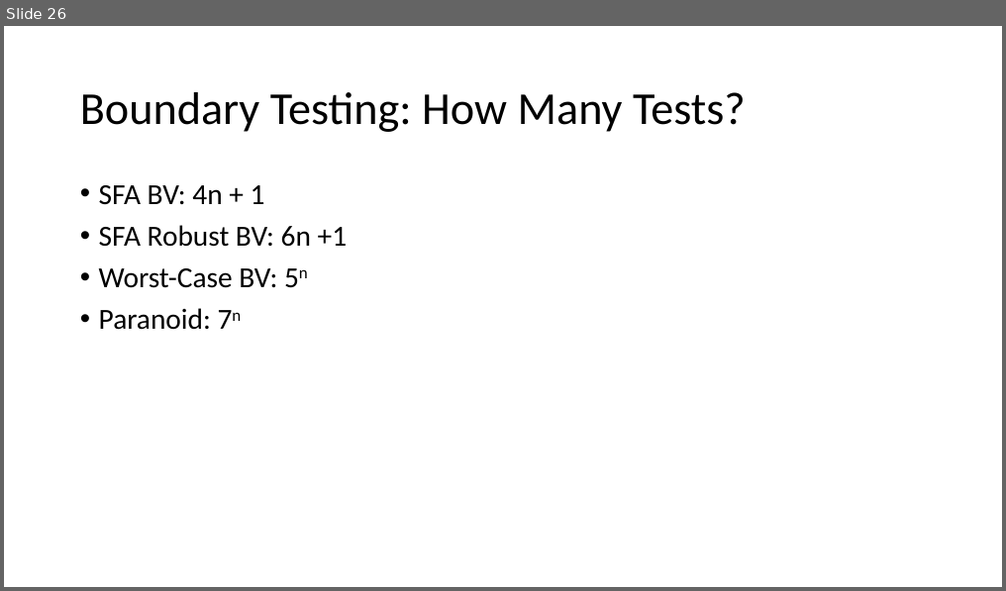
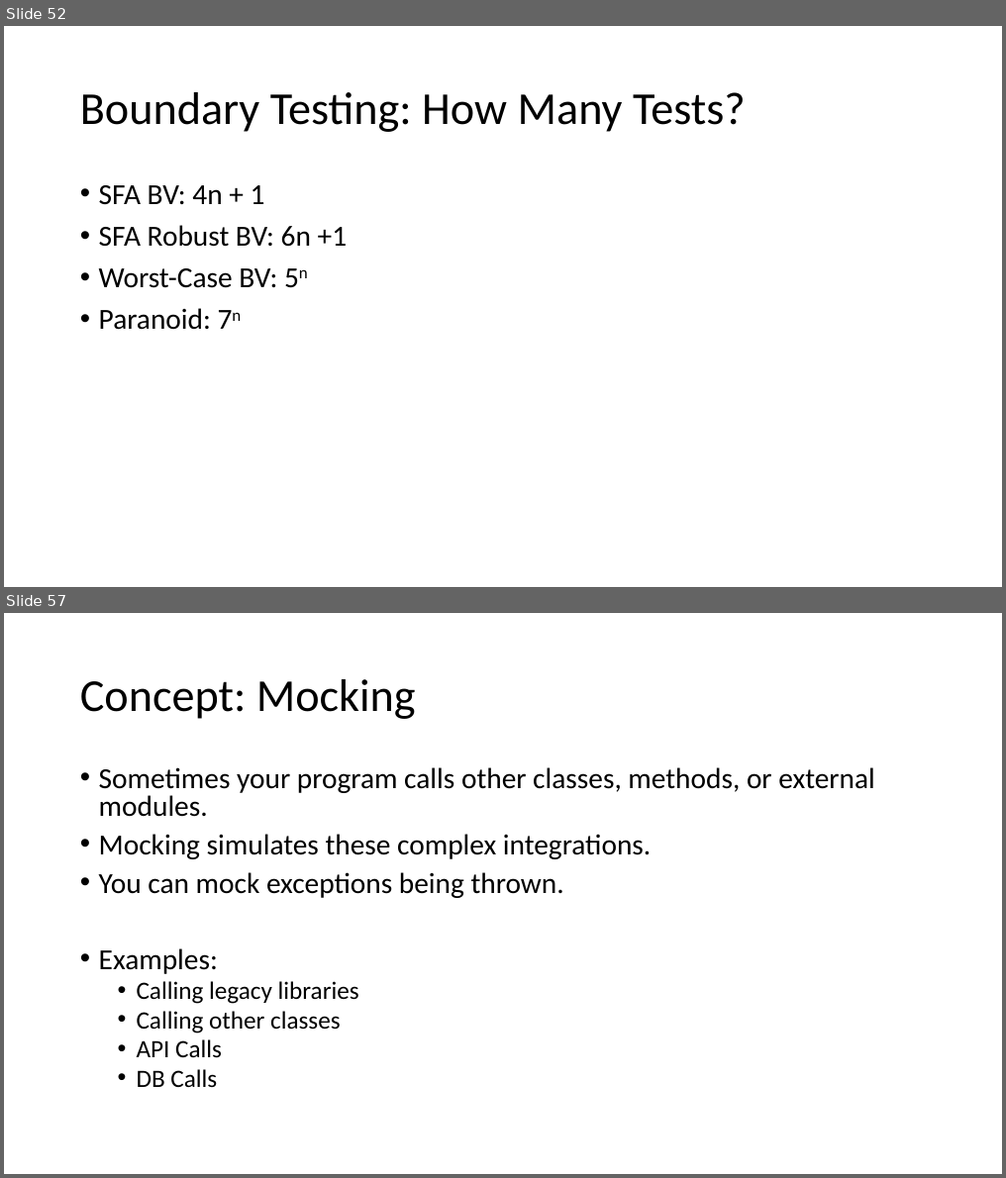
Before and after one commit to donaldsawyer/phdata-tdd-r, a slide deck: tdd_test_r.pptx. Shown one above the other, each under a label of ours: slide 26 before the commit, slides 52 and 57 after it; the slides between them are not shown. The pictures are 1006x591 and 1006x1178 pixels, drawn with LibreOffice and Linux fonts; fonts in the diff are those of the drawing. Boxes give left, top, right and bottom in pixels: in the first picture for what was removed or moved away, otherwise in the second. Text is boxed around its words. In the diff, an @@ line names an element or a change of style, - is before the commit and + after.

```diff
--- a/tdd_test_r.pptx
+++ b/tdd_test_r.pptx
@@ slide 57 added at [4, 613, 1002, 1174], background #FFFFFF @@
@@ title added at [80, 679, 416, 719], 44 pt, text #000000 @@
+Concept: Mocking
@@ text added at [99, 767, 875, 1087], 28 pt, text #000000 @@
+• Sometimes your program calls other classes, methods, or external modules.
+• Mocking simulates these complex integrations.
+• You can mock exceptions being thrown.
+• Examples:
+  • Calling legacy libraries
+  • Calling other classes
+  • API Calls
+  • DB Calls
@@ what was slide 26 is now slide 52 @@
```
Also in this commit, not shown: 21 other slides added.
